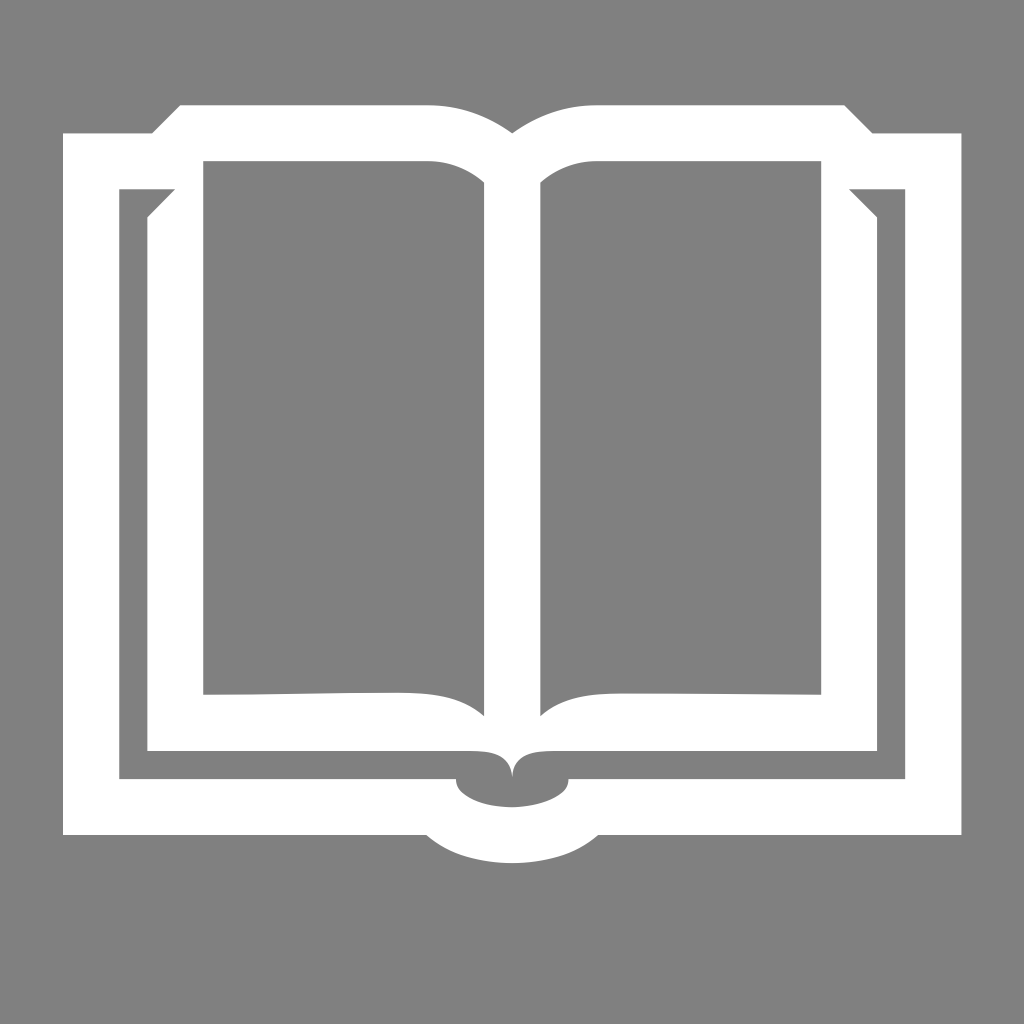
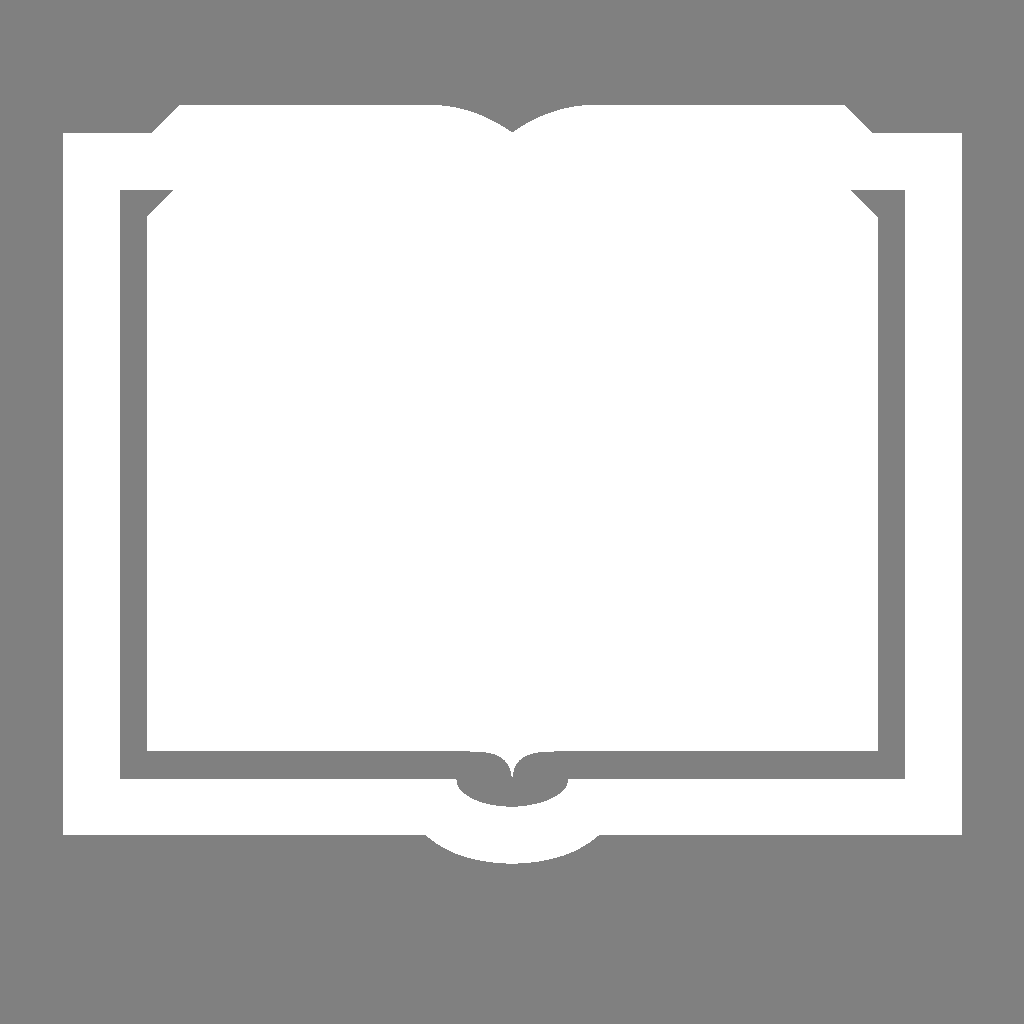
Layer changes from the first 1024x1024 image to the second:
painted on "📖" over (63, 105, 962, 864)
